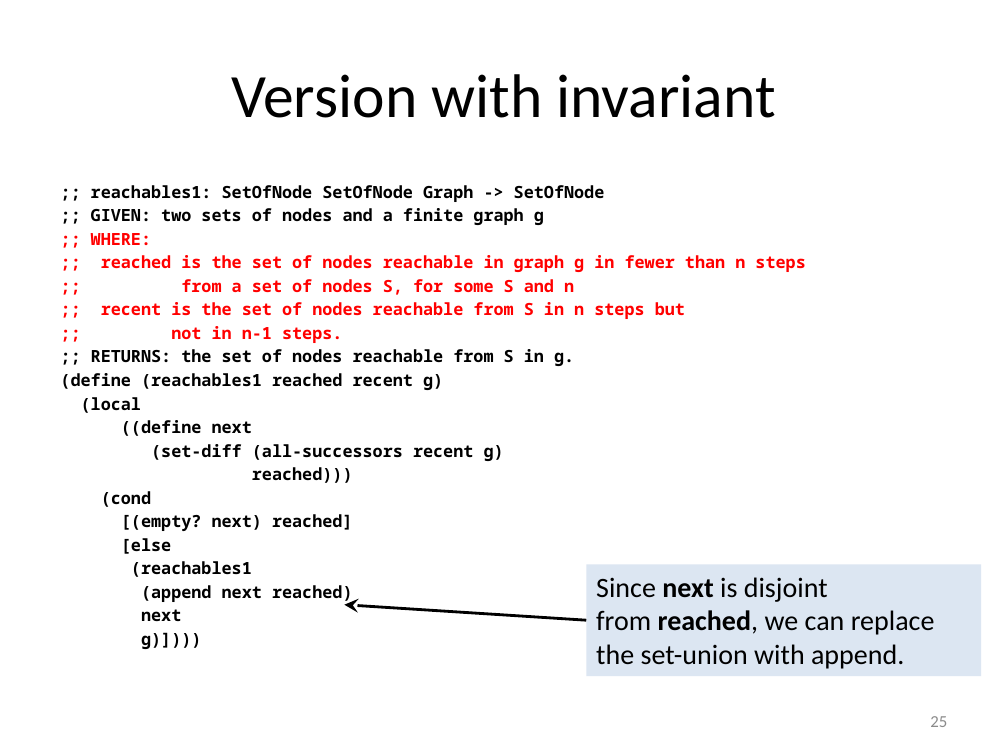
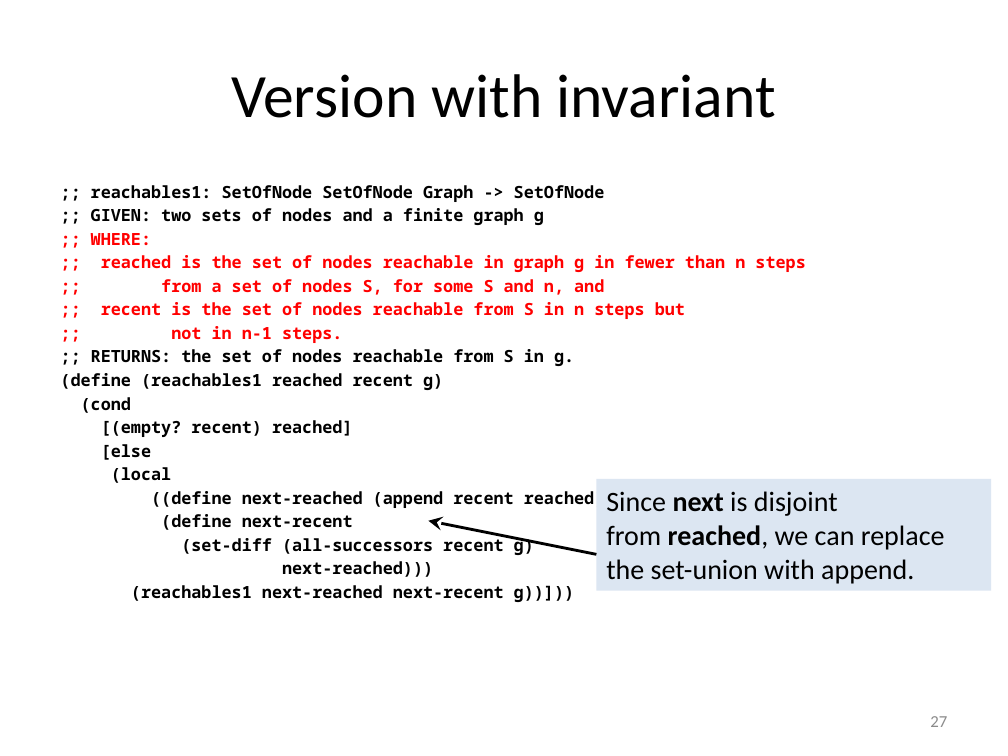
Before and after one commit to mwand/cs5010f16, a slide deck: slide 27 of Slides/Lesson 8.5 Searching in a Graph.pptx (slide 25 before the commit). Drawn at 1008x756 pixels with LibreOffice and Linux fonts; fonts in the diff are those of the drawing. Boxes give left, top, right and bottom in pixels: in the first picture for what was removed or moved away, otherwise in the second. Text is boxed around its words. In the diff, an @@ line names an element or a change of style, - is before the commit and + after.

```diff
--- a/Slides/Lesson 8.5 Searching in a Graph.pptx
+++ b/Slides/Lesson 8.5 Searching in a Graph.pptx
@@ text at <box>161,279,604,295</box>: text changed @@
-;; from a set of nodes S, for some S and n
+;; from a set of nodes S, for some S and n, and
@@ text at <box>81,397,353,460</box>: paragraphs added @@
+(cond
+[(empty? recent) reached]
+[else
@@ rectangle "Since next is disjoint": place and size @@
-rectangle "Since next is disjoint" at <box>587,564,982,676</box>
+rectangle "Since next is disjoint" at <box>597,479,992,591</box>
@@ text at <box>151,491,615,530</box>: text changed @@
-((define next
+((define next-reached (append recent reached))
+(define next-recent
@@ freeform shape: place and size @@
-freeform shape at <box>345,605,587,620</box>
+freeform shape at <box>428,521,597,554</box>
@@ text at <box>131,561,574,602</box>: text changed @@
-reached)))
-(cond
-[(empty? next) reached]
-[else
-(reachables1
-(append next reached)
-next
-g)])))
+next-reached)))
+(reachables1 next-reached next-recent g))]))
@@ page number at <box>930,716,947,727</box>: text changed @@
-25
+27
```
Also in this commit, not shown: 11 other slides changed, 5 slides added, 1 slide removed, 7 other files.
